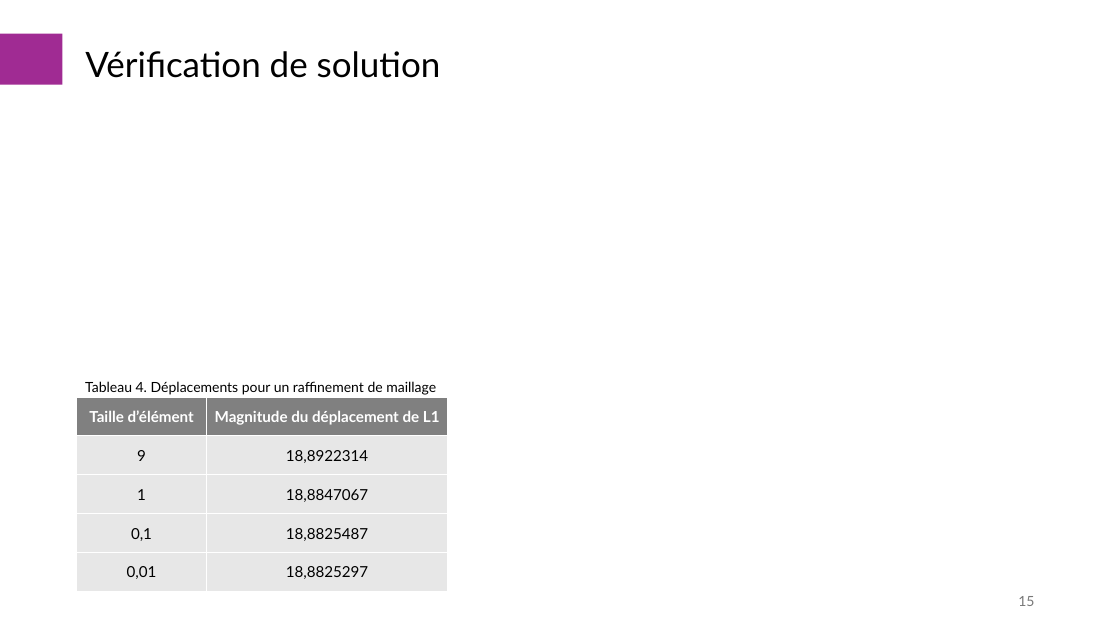
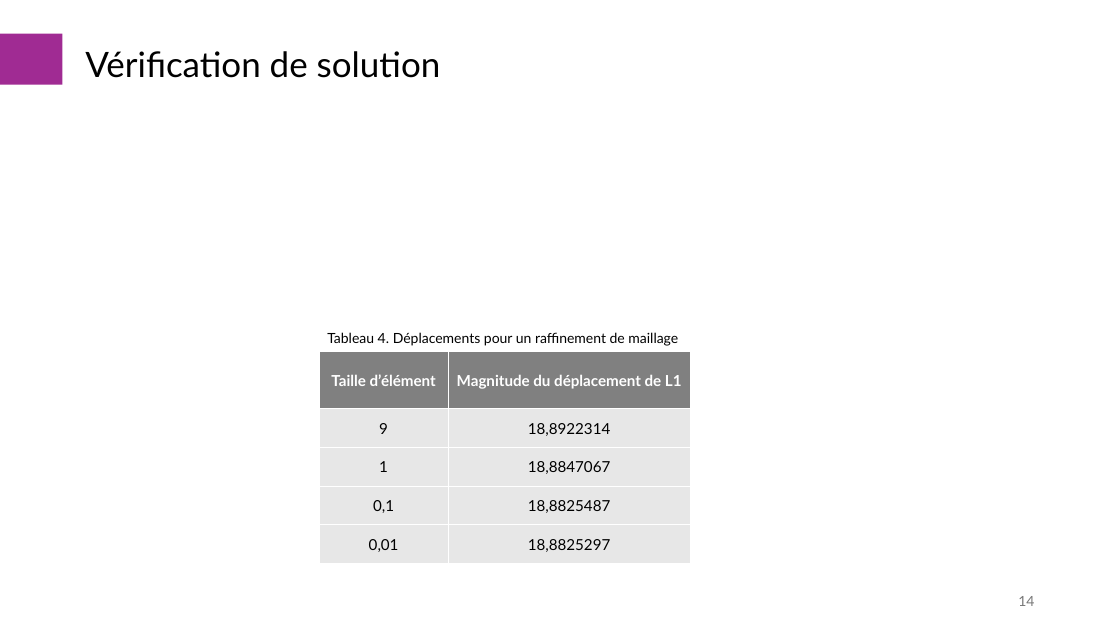
Before and after one commit to AcileSf/MEC8211ProjetFinal, a slide deck: slide 14 of Presentation_Projet.pptx (slide 15 before the commit). Drawn at 1120x630 pixels with LibreOffice and Linux fonts; fonts in the diff are those of the drawing; grey boxes stand for pictures. Boxes give left, top, right and bottom in pixels: in the first picture for what was removed or moved away, otherwise in the second. Text is boxed around its words. In the diff, an @@ line names an element or a change of style, - is before the commit and + after.

```diff
--- a/Presentation_Projet.pptx
+++ b/Presentation_Projet.pptx
@@ text "Tableau 4. Déplacements pour un ...": place and size @@
-text "Tableau 4. Déplacements pour un ..." at box(85, 381, 436, 395)
+text "Tableau 4. Déplacements pour un ..." at box(327, 332, 678, 346)
@@ table: place and size @@
-table at box(77, 397, 449, 592)
+table at box(319, 351, 691, 564)
@@ page number at box(1018, 596, 1034, 606): text changed @@
-15
+14
```
Also in this commit, not shown: 9 other slides changed, 1 slide removed.
